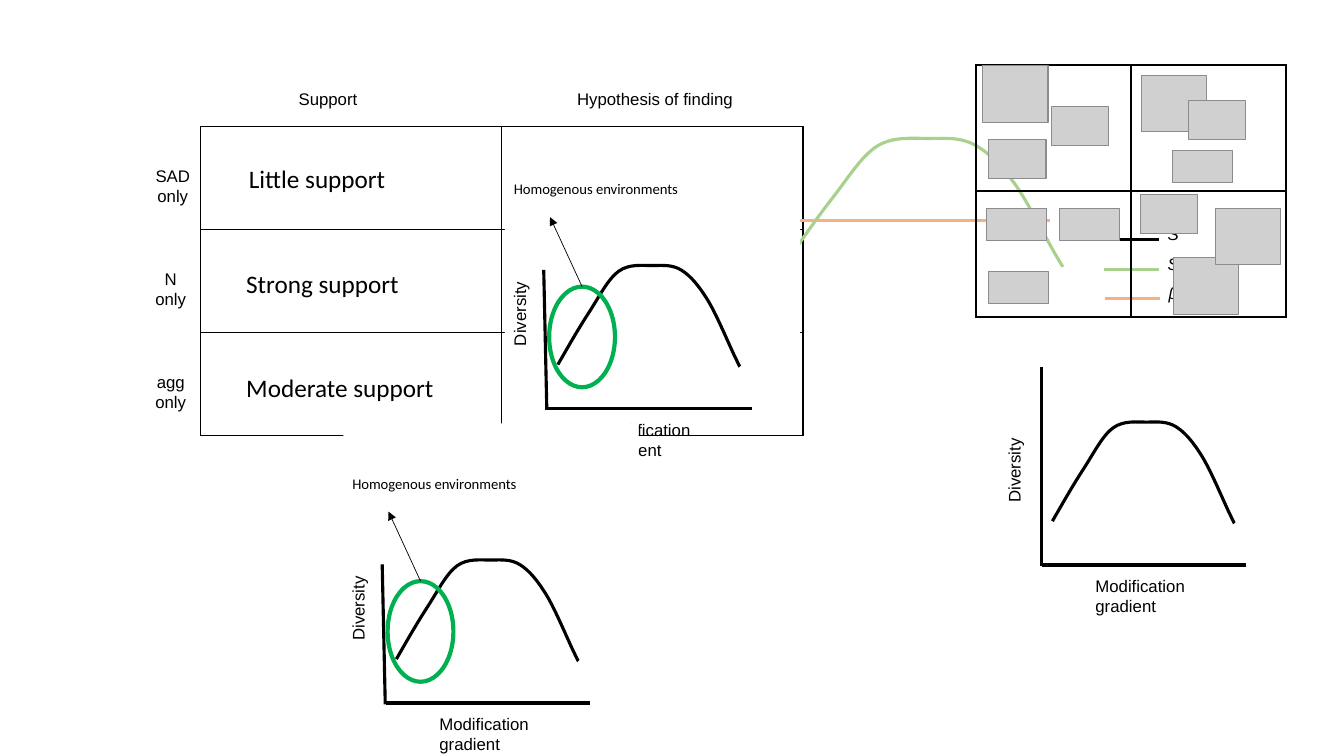
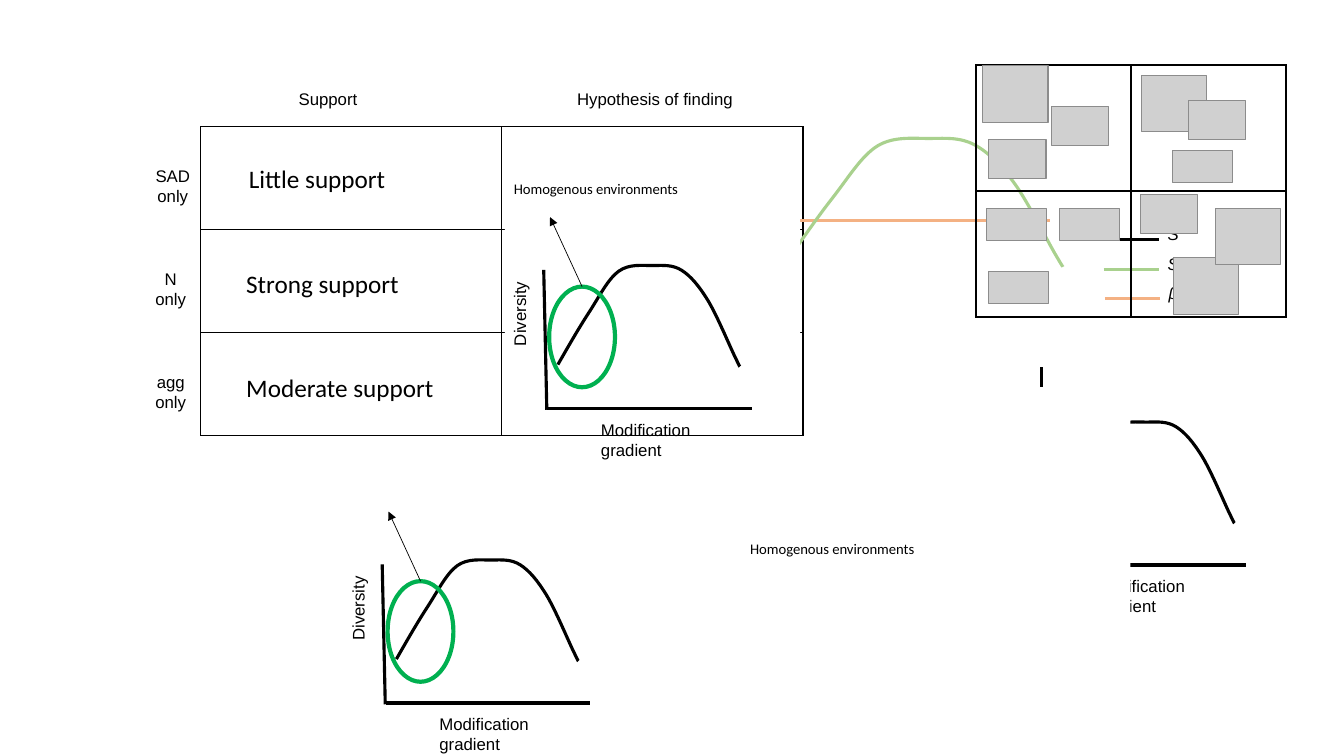
Before and after one commit to coreytcallaghan/bird_diversity_MoB, a slide deck: slide 1 of Figures/Figure_4 stuff.pptx. Drawn at 1344x756 pixels with LibreOffice and Linux fonts; fonts in the diff are those of the drawing; grey boxes stand for pictures. Boxes give left, top, right and bottom in pixels: in the first picture for what was removed or moved away, otherwise in the second. Text is boxed around its words. In the diff, an @@ line names an element or a change of style, - is before the commit and + after.

```diff
--- a/Figures/Figure_4 stuff.pptx
+++ b/Figures/Figure_4 stuff.pptx
@@ rectangle: place and size @@
-rectangle at <box>344,423,639,729</box>
+rectangle at <box>836,387,1131,693</box>
@@ text removed at <box>1005,444,1024,500</box> @@
-Diversity
@@ text "Homogenous environments": place and size @@
-text "Homogenous environments" at <box>352,479,517,492</box>
+text "Homogenous environments" at <box>750,544,914,557</box>
```
Also in this commit, not shown: 1 other slide changed, 1 slide added, 1 other file.
